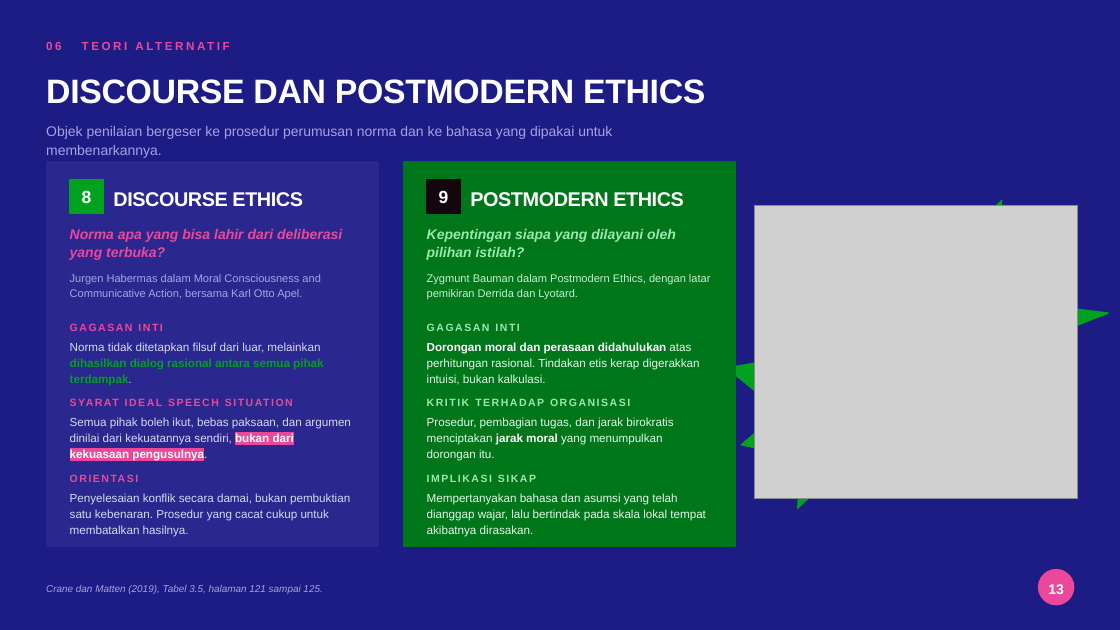
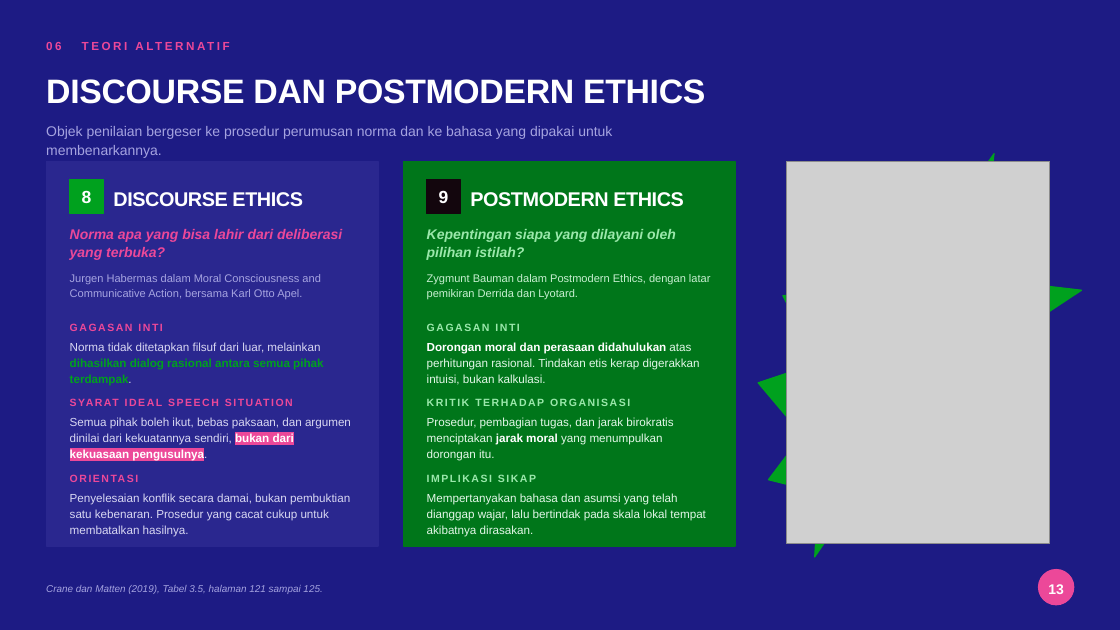
Before and after one commit to aslihabnuri/Dom-Manipulation, a slide deck: slide 13 of business-ethics/WOW-Business-Ethics-Hilirisasi-Nikel.pptx. Drawn at 1120x630 pixels with LibreOffice and Linux fonts; fonts in the diff are those of the drawing; grey boxes stand for pictures; background and template pictures are left out. Boxes give left, top, right and bottom in pixels: in the first picture for what was removed or moved away, otherwise in the second. Text is boxed around its words. In the diff, an @@ line names an element or a change of style, - is before the commit and + after.

```diff
--- a/business-ethics/WOW-Business-Ethics-Hilirisasi-Nikel.pptx
+++ b/business-ethics/WOW-Business-Ethics-Hilirisasi-Nikel.pptx
@@ irregular seal at (x1=744, y1=135, x2=1093, y2=578): rotation 6 to 5 degrees @@
@@ picture resized from (x1=755, y1=206, x2=1078, y2=498) to (x1=786, y1=161, x2=1050, y2=544) @@
```
Also in this commit, not shown: 4 other slides changed, 9 other files.
